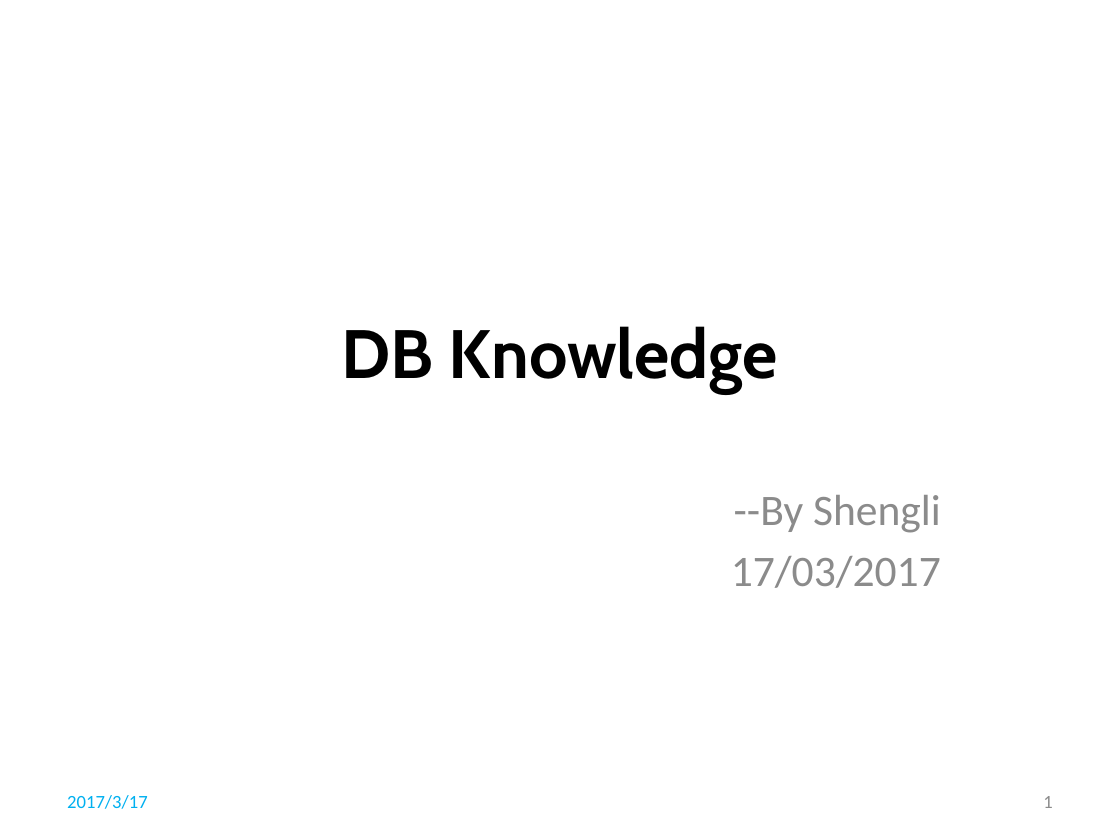
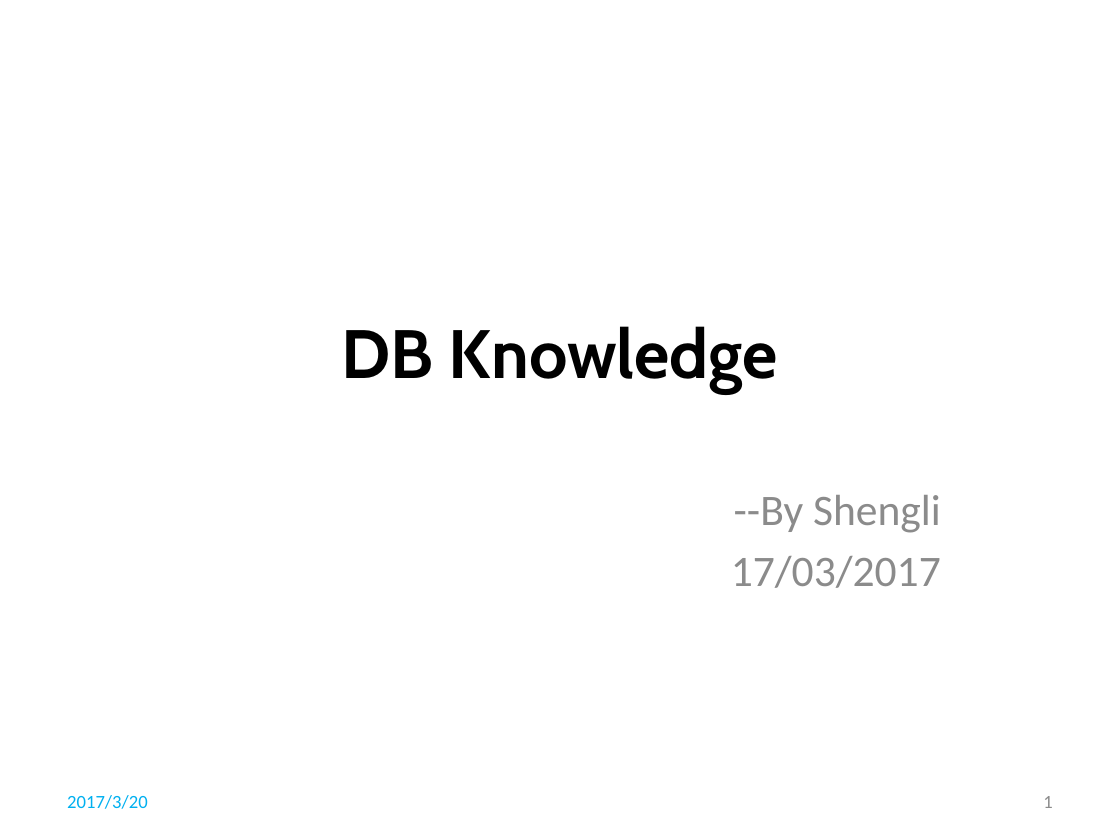
Before and after one commit to li-shengli/selfstudy, a slide deck: slide 1 of PPT/DB.pptx. Drawn at 1120x840 pixels with LibreOffice and Linux fonts; fonts in the diff are those of the drawing; background and template pictures are left out. Boxes give left, top, right and bottom in pixels: in the first picture for what was removed or moved away, otherwise in the second. Text is boxed around its words. In the diff, an @@ line names an element or a change of style, - is before the commit and + after.

```diff
--- a/PPT/DB.pptx
+++ b/PPT/DB.pptx
@@ text at (x1=67, y1=795, x2=148, y2=809): text changed @@
-2017/3/17
+2017/3/20
```
Also in this commit, not shown: 3 other slides changed, 1 slide added, 1 other file.
